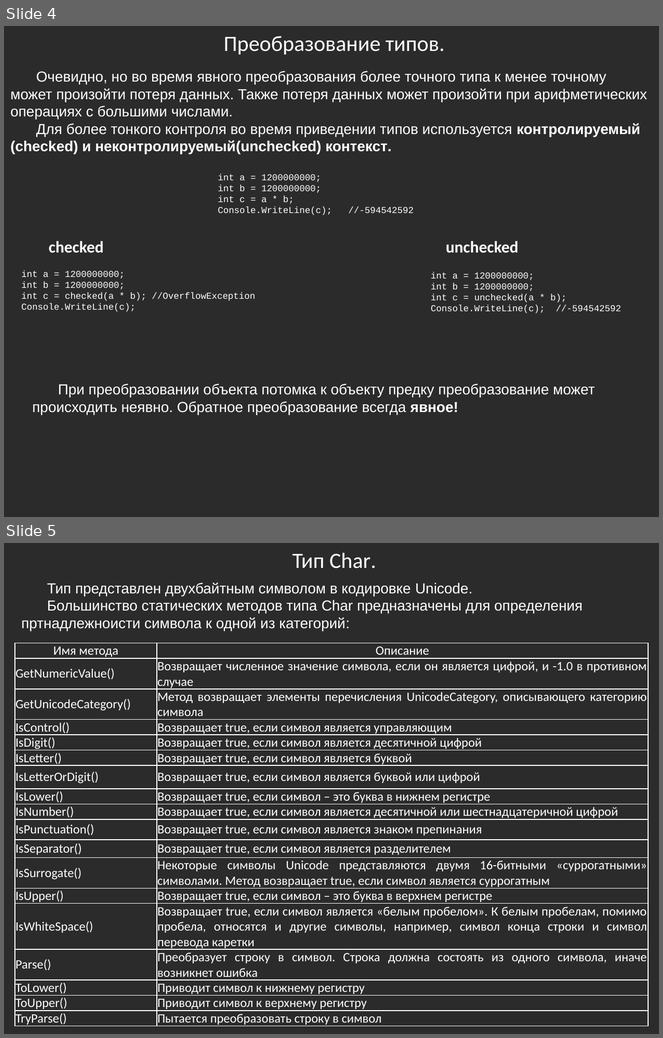
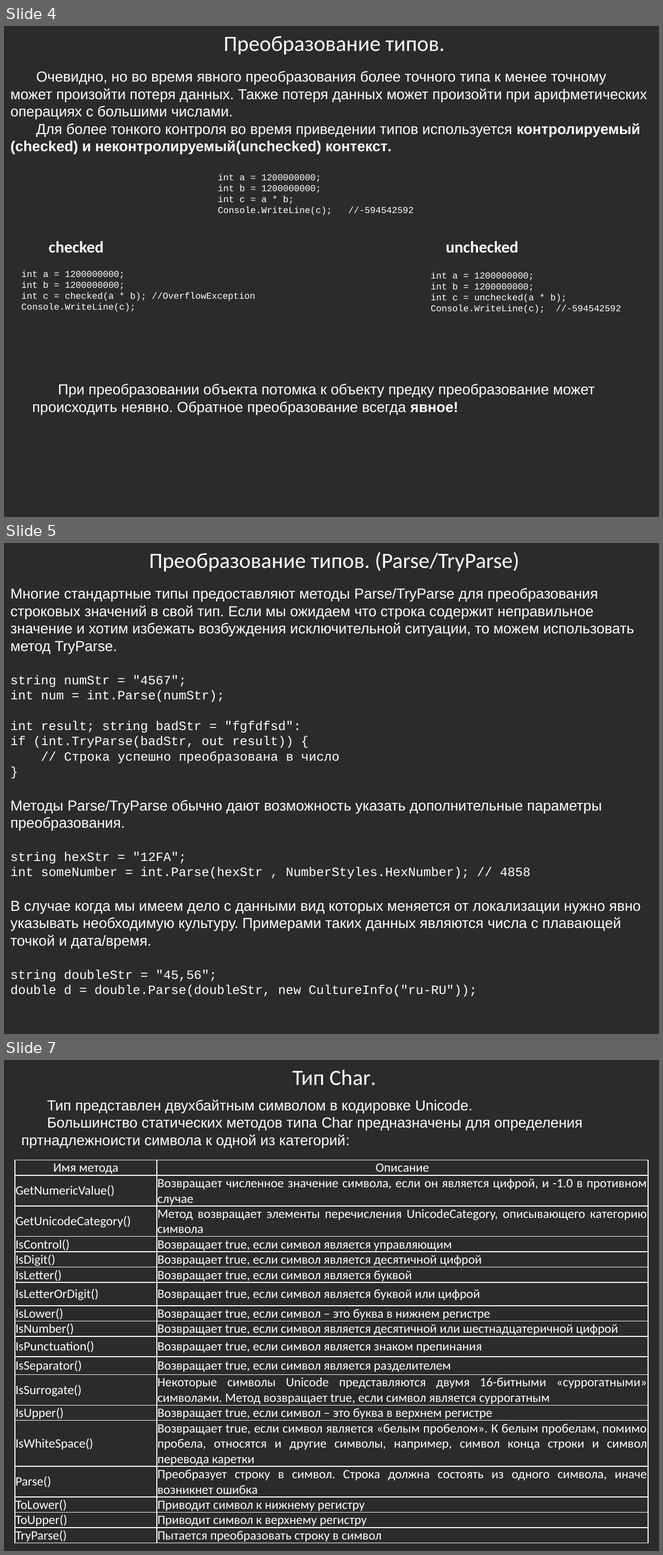
Before and after one commit to bazile/Training, a slide deck: Presentation/lesson-03.pptx. Shown one above the other, each under a label of ours: slides 4 and 5 before the commit, slides 4, 5 and 7 after it; the slides between them are not shown. The pictures are 663x1038 and 663x1555 pixels, drawn with LibreOffice and Linux fonts; fonts in the diff are those of the drawing; background and template pictures are left out; a plain dark background stands for a picture behind light text. Boxes give left, top, right and bottom in pixels: in the first picture for what was removed or moved away, otherwise in the second. Text is boxed around its words. In the diff, an @@ line names an element or a change of style, - is before the commit and + after.

```diff
--- a/Presentation/lesson-03.pptx
+++ b/Presentation/lesson-03.pptx
@@ slide 5 added at [4,543,659,1034], background picture (left out) @@
@@ text added at [149,552,519,572], 24 pt, text #FFFFFF @@
+Преобразование типов. (Parse/TryParse)
@@ text added at [10,588,641,997], 16 pt, text #FFFFFF @@
+Многие стандартные типы предоставляют методы Parse/TryParse для преобразования строковых значений в свой тип. Если мы ожидаем что строка содержит неправильное значение и хотим избежать возбуждения исключительной ситуации, то можем использовать метод TryParse.
+string numStr = "4567";
+int num = int.Parse(numStr);
+int result; string badStr = "fgfdfsd":
+if (int.TryParse(badStr, out result)) {
+// Строка успешно преобразована в число
+}
+Методы Parse/TryParse обычно дают возможность указать дополнительные параметры преобразования.
+string hexStr = "12FA";
+int someNumber = int.Parse(hexStr , NumberStyles.HexNumber); // 4858
+В случае когда мы имеем дело с данными вид которых меняется от локализации нужно явно указывать необходимую культуру. Примерами таких данных являются числа с плавающей точкой и дата/время.
+string doubleStr = "45,56";
+double d = double.Parse(doubleStr, new CultureInfo("ru-RU"));
@@ what was slide 5 is now slide 7 @@
```
Also in this commit, not shown: 1 other slide added, 4 other files.
